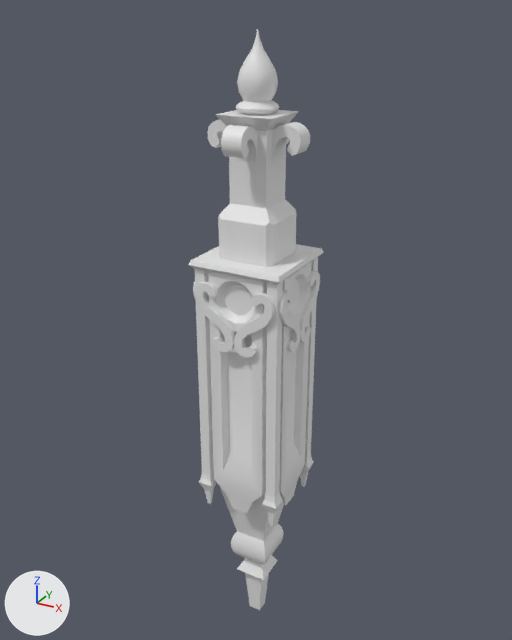
The OBJ model astro/3d_models/castle_steeple/steeple.obj, before and after one commit.
One viewpoint serves both versions: a 50 mm lens placed at (0.726, -1.327, 0.787), pointed at (-0.025, 0.038, 0.104). The lights are fixed; the arrows at lower left show +X, +Y and +Z. The first picture is the older version. Where no turn or scale is listed for an object, it has been applied to the vertices.

The first picture shows 'Castle_Steeple_Cube.047', 'Castle_Steeple_Frills_Cylinder.053', 'Cube.003_Cube.088', 'Cube.004_Cube.092'.
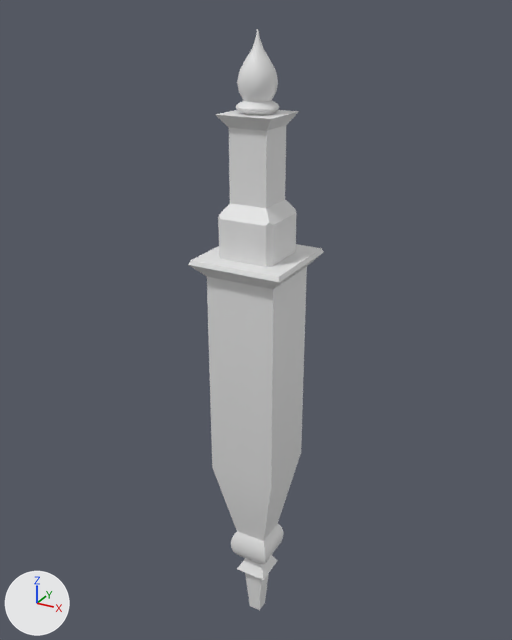
What differs and where, as boxes [x1, y1, x2, y2] in the pictures (512 x 640 px):
'Cube.004_Cube.092', deleted: before [195, 272, 275, 513]
'Castle_Steeple_Frills_Cylinder.053', deleted: before [194, 119, 318, 527]
'Cube.003_Cube.088', deleted: before [278, 262, 320, 506]

The change in detail:
Object 'Castle_Steeple_Frills_Cylinder.053' (ob_castle_steeple_frills_cylinder_053) is deleted.
Object 'Cube.003_Cube.088' (ob_cube_003_cube_088) is deleted.
Object 'Cube.004_Cube.092' (ob_cube_004_cube_092) is deleted.
